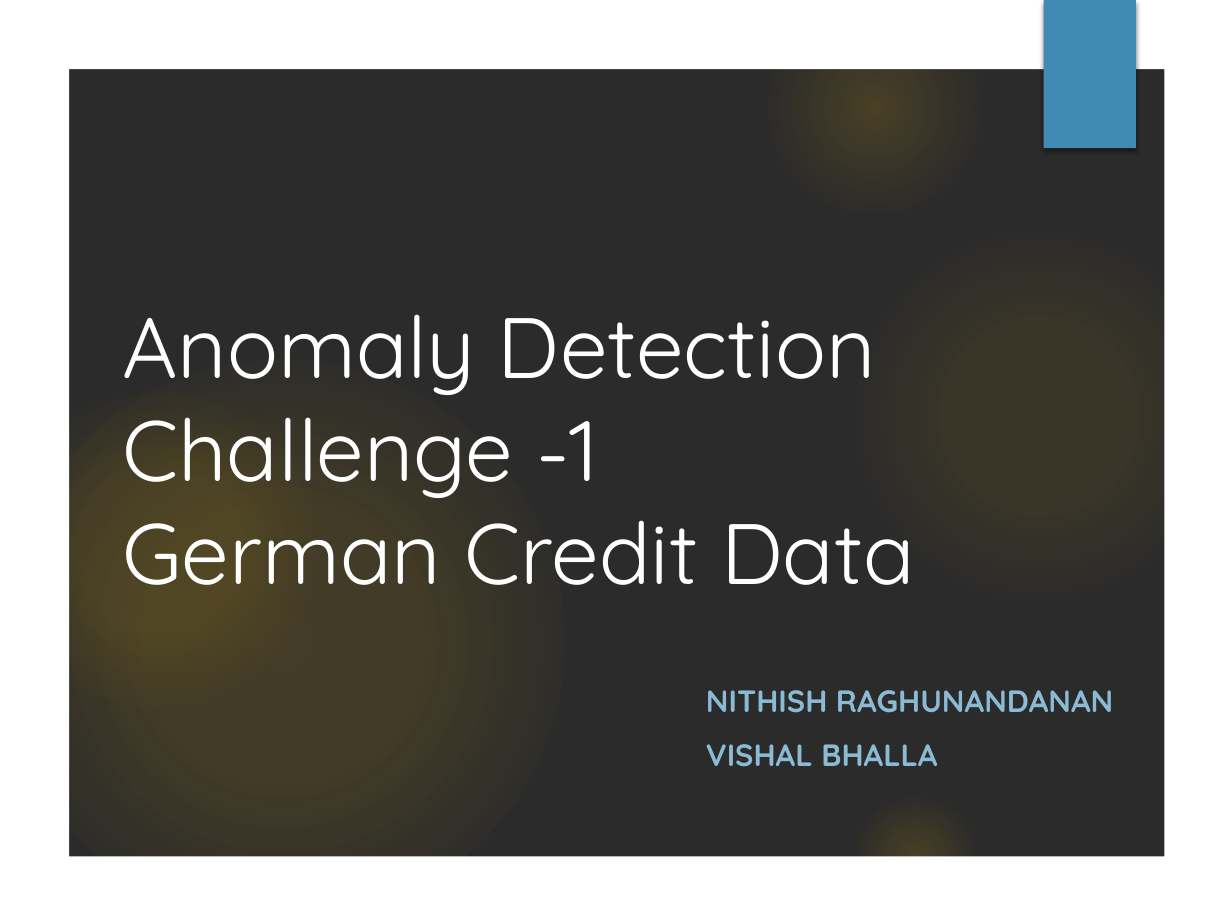
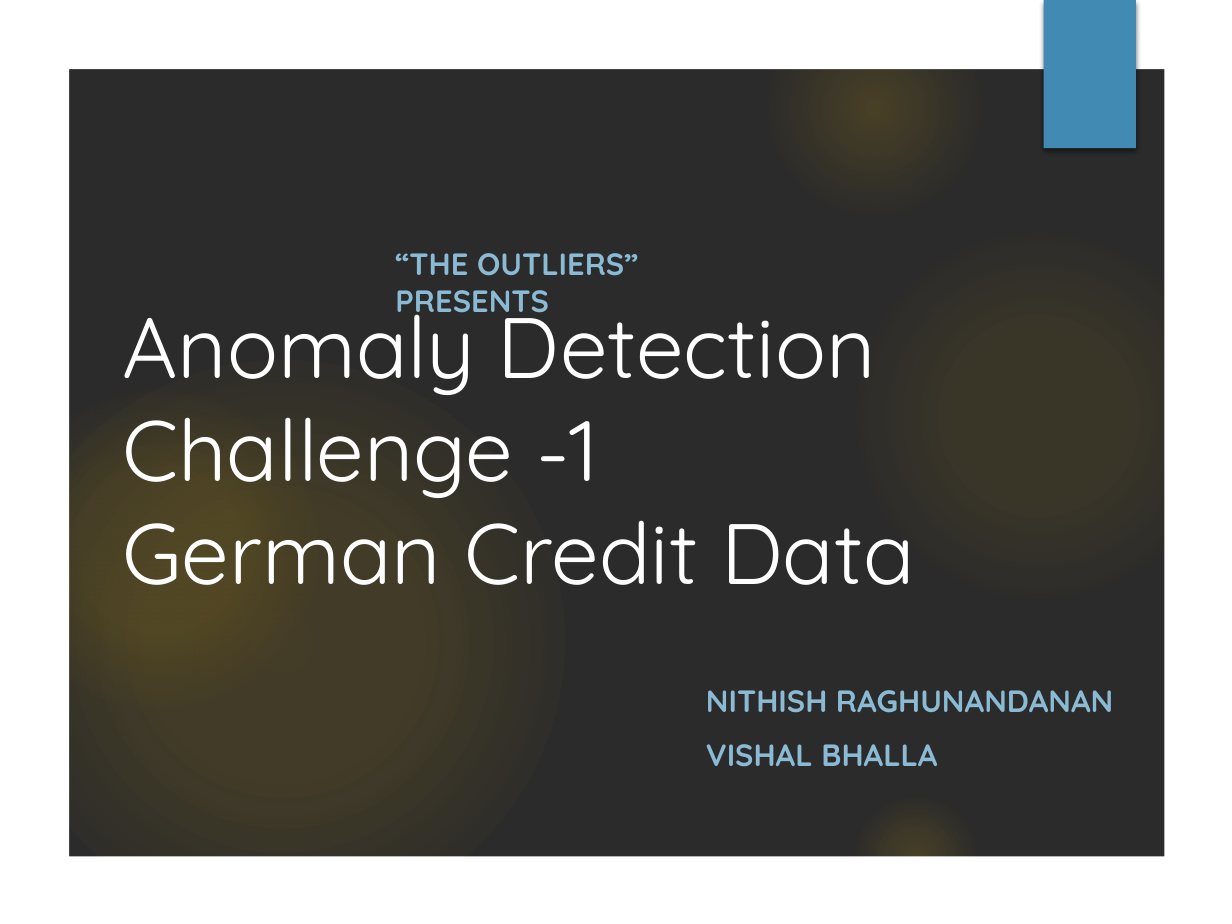
Before and after one commit to nehgu/Anomaly-Detection, a slide deck: slide 1 of Challenges/German Credit Dataset Classification - Challenge 1/Ppt - German Credit Dataset Classification Challenge-1.pptx. Drawn at 1232x924 pixels with LibreOffice and Linux fonts; fonts in the diff are those of the drawing; background and template pictures are left out; a plain dark background stands for a picture behind light text. Boxes give left, top, right and bottom in pixels: in the first picture for what was removed or moved away, otherwise in the second. Text is boxed around its words. In the diff, an @@ line names an element or a change of style, - is before the commit and + after.

Commit message:
Changes in Challenge 1 presentation.

```diff
--- a/Challenges/German Credit Dataset Classification - Challenge 1/Ppt - German Credit Dataset Classification Challenge-1.pptx
+++ b/Challenges/German Credit Dataset Classification - Challenge 1/Ppt - German Credit Dataset Classification Challenge-1.pptx
@@ text added at (x1=395, y1=253, x2=638, y2=321), 18 pt, text #8ABAD4, bold @@
+“THE OUTLIERS” PRESENTS
```
Also in this commit, not shown: 1 other slide changed.
